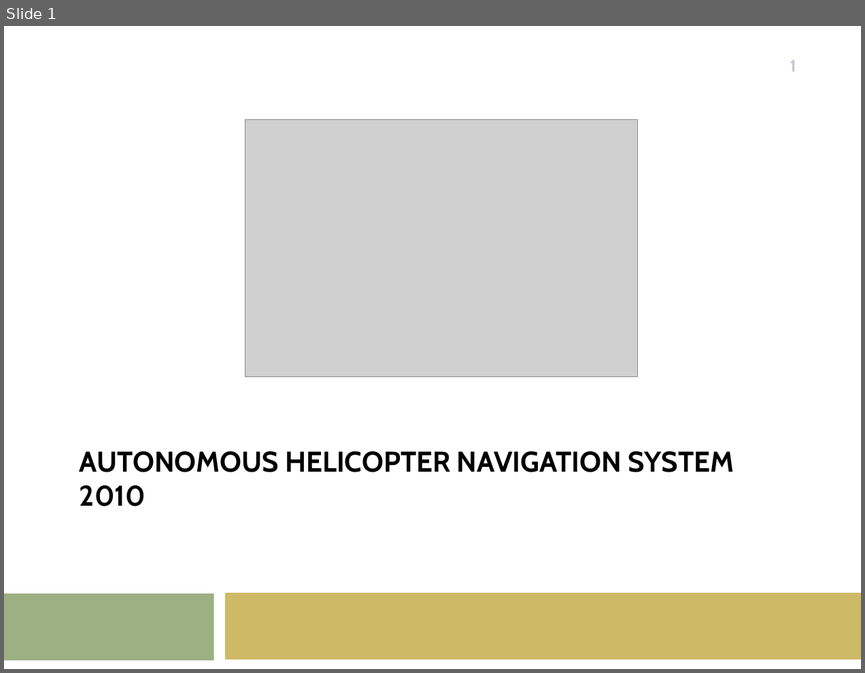
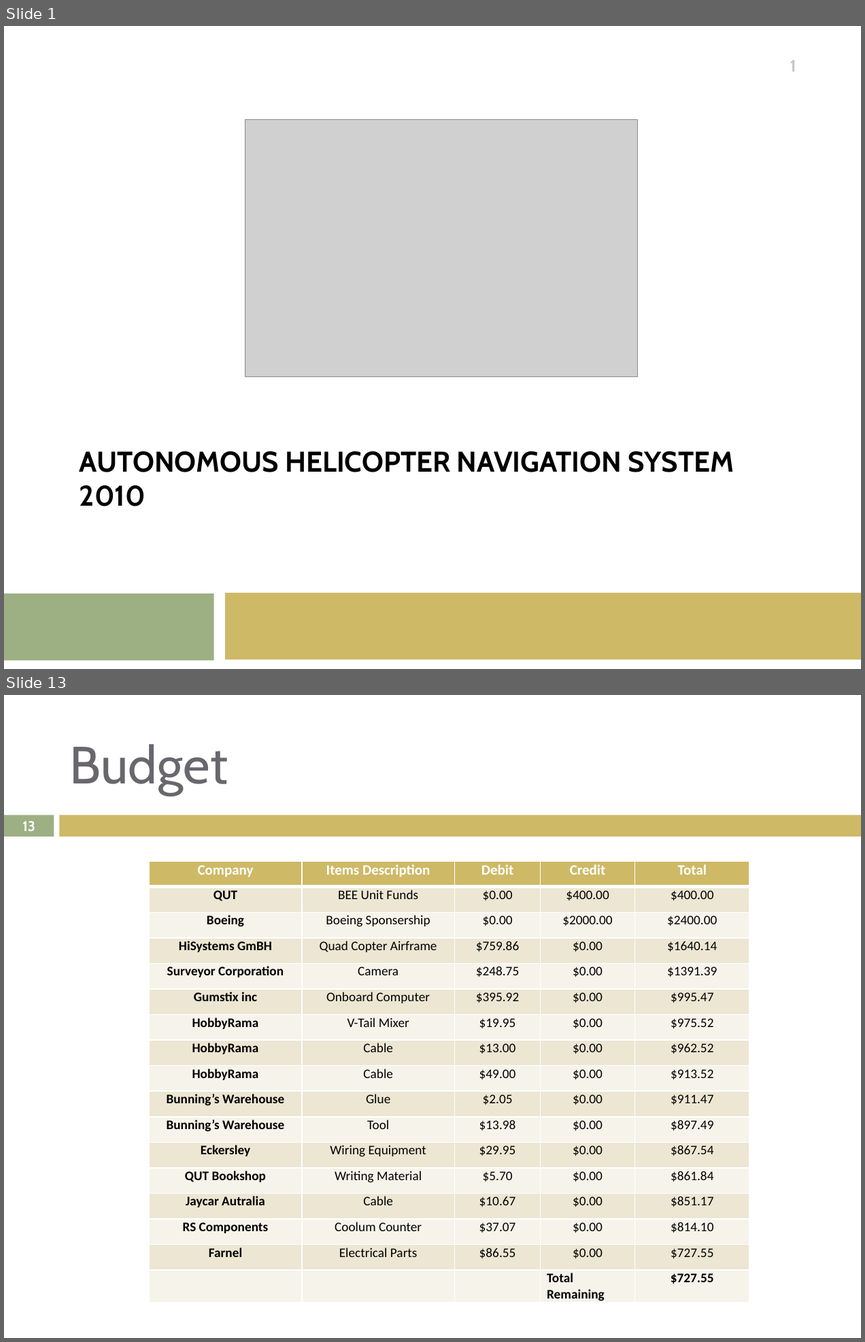
Before and after one commit to lijian8/ahns10, a slide deck: docproject/official_ahns/presentations/Hamilton_semester1.pptx. Shown one above the other, each under a label of ours: slide 1 before the commit, slides 1 and 13 after it; the slides between them are not shown. The pictures are 865x673 and 865x1342 pixels, drawn with LibreOffice and Linux fonts; fonts in the diff are those of the drawing; grey boxes stand for pictures. Boxes give left, top, right and bottom in pixels: in the first picture for what was removed or moved away, otherwise in the second. Text is boxed around its words. In the diff, an @@ line names an element or a change of style, - is before the commit and + after.

```diff
--- a/docproject/official_ahns/presentations/Hamilton_semester1.pptx
+++ b/docproject/official_ahns/presentations/Hamilton_semester1.pptx
@@ slide 13 added at (x1=4, y1=695, x2=861, y2=1338), background #FFFFFF @@
@@ title added at (x1=70, y1=744, x2=228, y2=795), 44 pt, text #69676D @@
+Budget
@@ rectangle added at (x1=4, y1=815, x2=54, y2=836), fill #9CB084 @@
@@ rectangle added at (x1=60, y1=815, x2=861, y2=836), fill #CEB966 @@
@@ page number added at (x1=22, y1=821, x2=35, y2=831), 11.9 pt, text #FFFFFF, bold @@
+13
@@ table added at (x1=149, y1=861, x2=749, y2=1304), 17 rows, 5 columns @@
+Company | Items Description | Debit | Credit | Total
+QUT | BEE Unit Funds | $0.00 | $400.00 | $400.00
+Boeing | Boeing Sponsership | $0.00 | $2000.00 | $2400.00
+HiSystems GmBH | Quad Copter Airframe | $759.86 | $0.00 | $1640.14
+Surveyor Corporation | Camera | $248.75 | $0.00 | $1391.39
+Gumstix inc | Onboard Computer | $395.92 | $0.00 | $995.47
+HobbyRama | V-Tail Mixer | $19.95 | $0.00 | $975.52
+HobbyRama | Cable | $13.00 | $0.00 | $962.52
+HobbyRama | Cable | $49.00 | $0.00 | $913.52
+Bunning’s Warehouse | Glue | $2.05 | $0.00 | $911.47
+Bunning’s Warehouse | Tool | $13.98 | $0.00 | $897.49
+Eckersley | Wiring Equipment | $29.95 | $0.00 | $867.54
+QUT Bookshop | Writing Material | $5.70 | $0.00 | $861.84
+Jaycar Autralia | Cable | $10.67 | $0.00 | $851.17
+RS Components | Coolum Counter | $37.07 | $0.00 | $814.10
+Farnel | Electrical Parts | $86.55 | $0.00 | $727.55
+ |  |  | Total Remaining | $727.55
```
Also in this commit, not shown: 2 slides changed, 12 other slides added, 5 slides removed.
